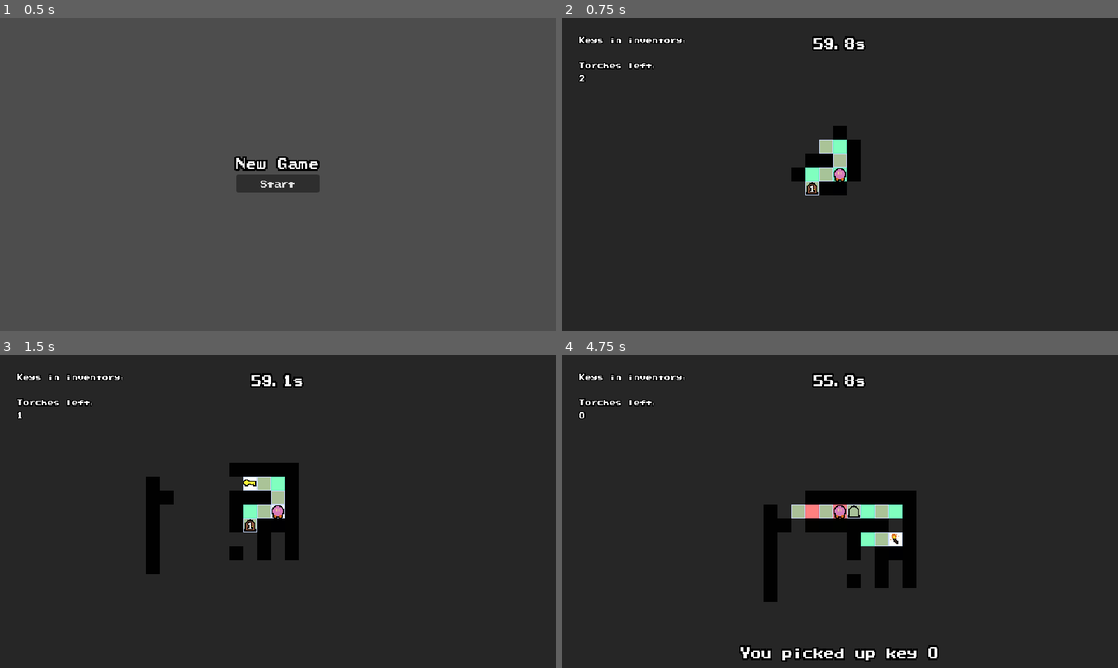
Above: before the commit, frames 1-4 (two rows, left to right).
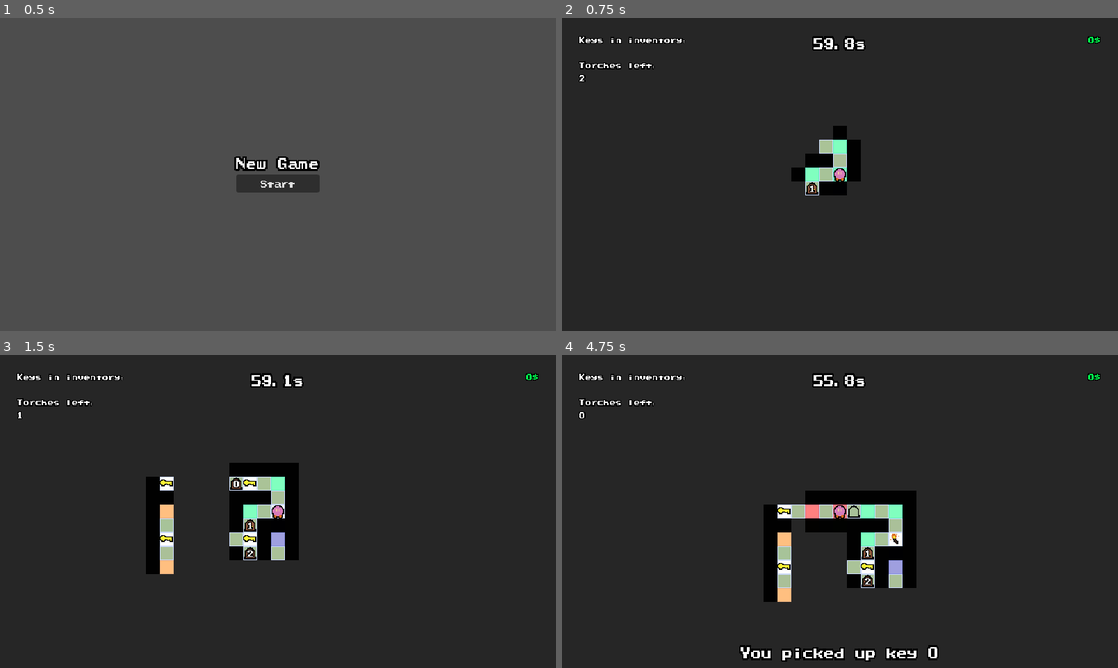
Above: after the commit, the same moments.

Repository: ultsi/randomized-maze-metroidvania
Game: Godot game, scene res://core/game.tscn
The game is run twice, just before and just after one commit, with the same random seed, the same clock (stepped at 60 frames per second) and the same inputs.
Inputs:
- Up to frame 1 (0.5 s): no input
- Up to frame 2 (0.75 s): click "Start" at 0.5 s
- Up to frame 3 (1.5 s): tap Enter at 1.25 s; hold Right (right) from 1.28 s (still down); tap Space (place_torch) at 1.35 s
- Up to frame 4 (4.75 s): tap Space (place_torch) at 2, 2.3, 3.05, 3.8, 4.55 s; release Right (right) at 2.03 s; hold S (down) 2.03-2.78 s; tap 1 (metro1) at 2.1 s; hold Right (right) 2.78-3.53 s; tap 2 (metro2) at 2.85 s; hold W (up) 3.53-4.28 s; tap 3 (metro3) at 3.6 s; tap Enter at 4.25 s; hold A (left) from 4.28 s (still down); tap 4 (metro4) at 4.35 s

Frame 1 is identical in both runs. In frame 2, less than 0.1% of the frame differs, in the area x 94-97%, y 5-9%; in frame 3, 1.4%; in frame 4, 1.5%, in the area x 38-97%, y 5-79%.

Commit message:
Add money counting, fix bugs

Diff:
--- a/core/game.gd
+++ b/core/game.gd
@@ -27,8 +27,8 @@
 
 	if maze.player_won:
 		changing_maze = true
-		state.money += int(maze.time_to_clear)
 		await get_tree().create_timer(4.0).timeout
+		state.money = roundi(maze.visual_money)
 		maze.queue_free()
 		show_pups()
 	elif maze.player_lost:
@@ -77,8 +77,7 @@
 	pups_ui.show()
 
 	get_next_possible_pups()
-
-	for i in range(0, 2):
+	for i in range(0, next_possible_pups.size()):
 		pup_costs[i] = randi_range(next_possible_pups[i].cost_range[0], next_possible_pups[i].cost_range[1])
 
 	update_pups()
@@ -112,6 +111,8 @@
 	state.money -= pup_costs[index]
 	state = next_possible_pups[index].buy(state)
 
+	pup_costs[index] = randi_range(next_possible_pups[index].cost_range[0], next_possible_pups[index].cost_range[1])
+
 	update_pups()
 
 func continue_pressed() -> void:
@@ -130,6 +131,7 @@
 	maze.time_to_clear += state.starting_time
 	maze.torches += state.starting_torches
 	maze.metros += state.starting_metros
+	maze.visual_money = state.money
 
 	add_child(maze)
 	changing_maze = false
--- a/core/game_state.gd
+++ b/core/game_state.gd
@@ -1,6 +1,6 @@
 class_name GameState extends RefCounted
 
-const DIFFICULTY_LEVELS: Array[int] = [5, 5, 5, 5, 9, 11, 13, 15, 17]
+const DIFFICULTY_LEVELS: Array[int] = [5, 5, 7, 7, 9, 9, 11, 11, 13]
 
 var money := 0
 var difficulty := 0
--- a/core/maze_tilemap.gd
+++ b/core/maze_tilemap.gd
@@ -20,6 +20,7 @@
 @onready var keys_label := $Player/Camera2D/UI/TopLeft/KeysLabel as Label
 @onready var torches_label := $Player/Camera2D/UI/TopLeft/TorchesLabel as Label
 @onready var time_label := $Player/Camera2D/UI/TopCenter/TimeLabel as Label
+@onready var money_label := $Player/Camera2D/UI/TopRight/MoneyLabel as Label
 @onready var audio_key_pickup := $AudioKeyPickup as AudioStreamPlayer2D
 @onready var audio_door_open := $AudioDoorOpen as AudioStreamPlayer2D
 @onready var audio_break_wall_impact := $AudioBreakWallImpact as AudioStreamPlayer2D
@@ -27,6 +28,7 @@
 @onready var audio_metro_open := $AudioMetroOpen as AudioStreamPlayer2D
 @onready var audio_metro_use := $AudioMetroUse as AudioStreamPlayer2D
 @onready var audio_powerup_pickup := $AudioPowerupPickup as AudioStreamPlayer2D
+@onready var audio_money := $AudioMoney as AudioStreamPlayer2D
 
 var size := 9
 var size2 := size * size
@@ -88,6 +90,7 @@
 var torches := 0
 var metros := 0
 var player_visited_areas: Dictionary[int, bool] = {}
+var visual_money := 0.0
 
 
 func i_to_xy(i: int) -> Vector2i:
@@ -561,11 +564,27 @@
 
 	return dir
 
+func _count_money() -> void:
+	if time_to_clear > 0.0:
+		time_to_clear = maxf(0.0, time_to_clear - 0.4)
+		visual_money += 0.4
+		if int(visual_money * 10) % 3 == 0:
+			audio_money.play()
+
 func _process(dt: float) -> void:
 	if Engine.is_editor_hint():
 		return
 
-	if player_won || player_lost:
+	keys_label.text = ",".join(keys_inventory.map(str))
+	torches_label.text = str(torches)
+	time_label.text = "{0}s".format([str(snappedf(time_to_clear, 0.1))])
+	money_label.text = "{0}$".format([str(roundi(visual_money))])
+
+	if player_won:
+		_count_money()
+		return
+
+	if player_lost:
 		return
 
 	time_to_clear = maxf(0, time_to_clear - dt)
@@ -604,9 +623,7 @@
 		torches -= 1
 		visual_tiles[player_i].cell_type = TileSprite.CellType.TORCH
 		for_valid_tiles_in_range(player_pos, Vector2i(-3, -3), Vector2i(3, 3), func(_pos: Vector2i, i: int) -> void:
-			var tile := visual_tiles[i]
-			if tile.is_wall() || player_visited_areas.has(tile.group_id):
-				visual_tiles[i].constant_light = true
+			visual_tiles[i].constant_light = true
 		)
 
 	player.position = player_pos * Vector2i(16, 16) + Vector2i(8, 8)
@@ -630,15 +647,14 @@
 			edges[player_i].is_one_way = false
 			audio_break_wall.play()
 			visual_tiles[player_i].cell_type = TileSprite.CellType.BROKEN_WALL
+			visual_money += 2
 		if visual_tiles[player_i].cell_type == TileSprite.CellType.METRO && !metro_stations[player_i].activated:
 			metro_stations[player_i].activated = true
 			player_metros.append(metro_stations[player_i])
 			audio_metro_open.play()
 			new_message("Metro activated! Press {0} to warp to it.".format([player_metros.size()]), 0.5)
 			for_valid_tiles_in_range(player_pos, Vector2i(-2, -2), Vector2i(2, 2), func(_pos: Vector2i, i: int) -> void:
-				var tile := visual_tiles[i]
-				if tile.is_wall() || player_visited_areas.has(tile.group_id):
-					visual_tiles[i].constant_light = true
+				visual_tiles[i].constant_light = true
 			)
 
 	var lose_condition := time_to_clear < 0.01
@@ -658,10 +674,6 @@
 	if !player_won:
 		floodfill_sight(player_i, player_sight)
 
-	keys_label.text = ",".join(keys_inventory.map(str))
-	torches_label.text = str(torches)
-	time_label.text = "{0}s".format([str(snappedf(time_to_clear, 0.1))])
-
 	# if dir != Vector2i.ZERO:
 	# 	print(player_pos, visual_tiles[player_i].group_id)
 	# 	if edges.has(player_i):
--- a/core/maze_tilemap.tscn
+++ b/core/maze_tilemap.tscn
@@ -1,7 +1,8 @@
-[gd_scene load_steps=747 format=3 uid="uid://bmrh33qw4yulm"]
+[gd_scene load_steps=751 format=3 uid="uid://bmrh33qw4yulm"]
 
 [ext_resource type="Script" uid="uid://ce60pkk68q7ns" path="res://core/maze_tilemap.gd" id="1_oaaqp"]
 [ext_resource type="Shader" uid="uid://gnrhu03jlj7c" path="res://core/tile_sprite.gdshader" id="3_7gm15"]
+[ext_resource type="FontFile" uid="uid://crkugn6nm3qtn" path="res://materials/Super Mario World Text Box.ttf" id="4_2vdv0"]
 [ext_resource type="Script" uid="uid://dhgo7gwlodwp6" path="res://core/tile_sprite.gd" id="4_7qn0m"]
 [ext_resource type="Texture2D" uid="uid://c2putltgbrngm" path="res://materials/tiles.png" id="4_54t4n"]
 [ext_resource type="LabelSettings" uid="uid://jq562yjccjbf" path="res://core/message_label.tres" id="4_xnntf"]
@@ -14,10 +15,19 @@
 [ext_resource type="AudioStream" uid="uid://c87tti1rujugb" path="res://sound/metro_open.ogg" id="11_8bc3i"]
 [ext_resource type="AudioStream" uid="uid://dqg8uhcpbdmkn" path="res://sound/metro-use.ogg" id="12_vh4fh"]
 [ext_resource type="AudioStream" uid="uid://c5ivomf0dlnek" path="res://sound/powerup.ogg" id="13_7ubop"]
+[ext_resource type="AudioStream" uid="uid://dycvauuwtlty" path="res://sound/money.wav" id="16_jevav"]
 
 [sub_resource type="AtlasTexture" id="AtlasTexture_7qn0m"]
 atlas = ExtResource("4_54t4n")
 region = Rect2(32, 0, 16, 16)
+
+[sub_resource type="LabelSettings" id="LabelSettings_jevav"]
+font = ExtResource("4_2vdv0")
+font_size = 7
+font_color = Color(0, 1, 0.29999995, 1)
+outline_size = 4
+outline_color = Color(0, 0, 0, 1)
+shadow_size = 0
 
 [sub_resource type="Gradient" id="Gradient_xnntf"]
 offsets = PackedFloat32Array(1)
@@ -3673,6 +3683,12 @@
 random_pitch = 1.05
 streams_count = 1
 stream_0/stream = ExtResource("13_7ubop")
+
+[sub_resource type="AudioStreamRandomizer" id="AudioStreamRandomizer_nea3f"]
+random_pitch = 1.1
+random_volume_offset_db = 3.0
+streams_count = 1
+stream_0/stream = ExtResource("16_jevav")
 
 [node name="TileMapLayer" type="Node2D"]
 position = Vector2(2, 2)
@@ -3735,6 +3751,20 @@
 text = "(1,3)"
 label_settings = ExtResource("6_54t4n")
 
+[node name="TopRight" type="VBoxContainer" parent="Player/Camera2D/UI"]
+layout_mode = 2
+size_flags_horizontal = 8
+
+[node name="MoneyLabel" type="Label" parent="Player/Camera2D/UI/TopRight"]
+texture_filter = 1
+texture_repeat = 1
+layout_mode = 2
+theme_override_colors/font_color = Color(0, 1, 0.0333333, 1)
+text = "50$"
+label_settings = SubResource("LabelSettings_jevav")
+autowrap_trim_flags = 0
+justification_flags = 0
+
 [node name="TopCenter" type="CenterContainer" parent="Player/Camera2D/UI"]
 layout_mode = 2
 size_flags_horizontal = 4
@@ -6824,3 +6854,8 @@
 [node name="AudioPowerupPickup" type="AudioStreamPlayer2D" parent="."]
 stream = SubResource("AudioStreamRandomizer_jevav")
 pitch_scale = 1.2
+
+[node name="AudioMoney" type="AudioStreamPlayer2D" parent="."]
+stream = SubResource("AudioStreamRandomizer_nea3f")
+pitch_scale = 1.2
+max_polyphony = 5
Not shown, added: sound/money.wav.import
Not shown, added: sound/money.wav
